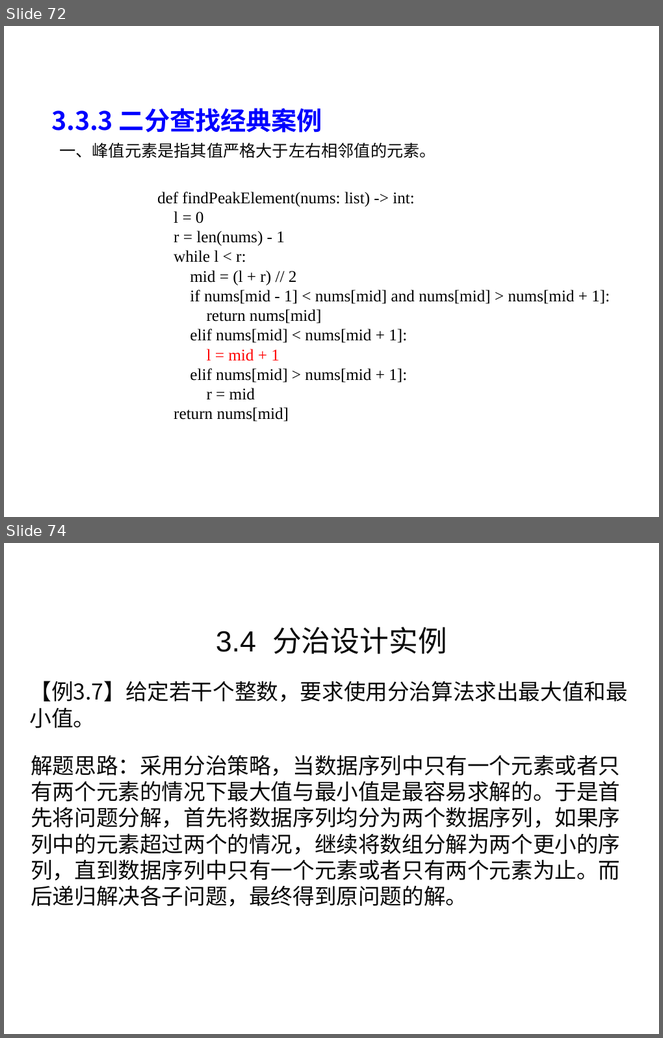
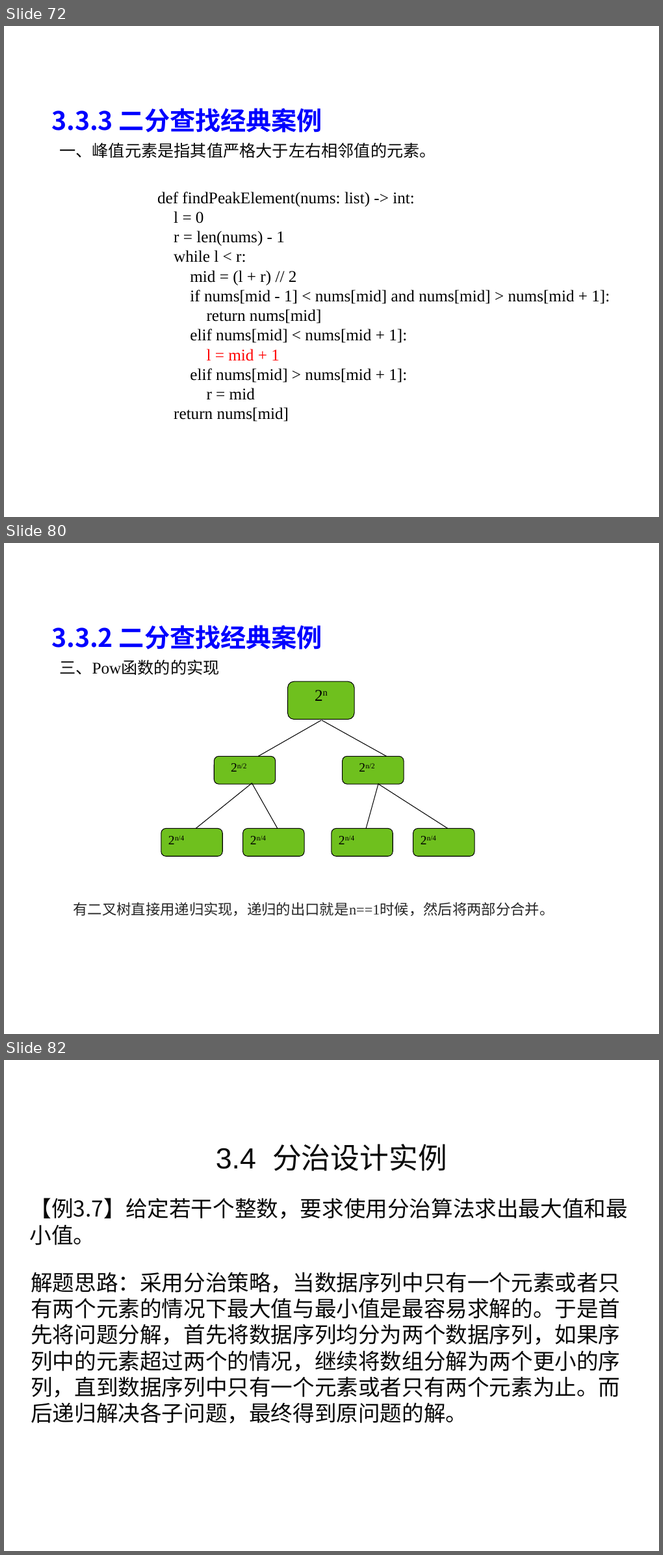
Before and after one commit to liutongling/DP, a slide deck: file/第3章 分治法计.pptx. Shown one above the other, each under a label of ours: slides 72 and 74 before the commit, slides 72, 80 and 82 after it; the slides between them are not shown. The pictures are 663x1038 and 663x1555 pixels, drawn with LibreOffice and Linux fonts; fonts in the diff are those of the drawing; background and template pictures are left out. Boxes give left, top, right and bottom in pixels: in the first picture for what was removed or moved away, otherwise in the second. Text is boxed around its words. In the diff, an @@ line names an element or a change of style, - is before the commit and + after.

```diff
--- a/file/第3章 分治法计.pptx
+++ b/file/第3章 分治法计.pptx
@@ slide 80 added at [4, 543, 659, 1034], background #FFFFFF @@
@@ text added at [51, 625, 322, 650], 28 pt, text #0000FF, bold @@
+3.3.2 二分查找经典案例
@@ text added at [59, 659, 219, 675], 18 pt, text #080808 @@
+三、Pow函数的的实现
@@ text added at [280, 682, 362, 720], 18 pt, text #000000 @@
+2n
@@ rounded rectangle added at [287, 682, 354, 720], fill #6FC01E, outline #000000 0.75 pt @@
@@ line added from (321, 720) to (258, 757), #000000 0.75 pt @@
@@ line added from (322, 720) to (387, 757), #000000 0.75 pt @@
@@ rounded rectangle added at [215, 757, 276, 784], fill #6FC01E, outline #000000 0.75 pt @@
@@ rounded rectangle added at [343, 757, 404, 784], fill #6FC01E, outline #000000 0.75 pt @@
@@ text added at [231, 763, 237, 772], 14 pt, text #000000 @@
+2n/2
@@ text added at [359, 763, 365, 772], 14 pt, text #000000 @@
+2n/2
@@ line added from (252, 783) to (196, 828), #000000 0.75 pt @@
@@ line added from (252, 783) to (278, 828), #000000 0.75 pt @@
@@ line added from (379, 783) to (366, 828), #000000 0.75 pt @@
@@ line added from (379, 784) to (448, 828), #000000 0.75 pt @@
@@ rounded rectangle added at [161, 828, 223, 856], fill #6FC01E, outline #000000 0.75 pt @@
@@ rounded rectangle added at [243, 828, 305, 856], fill #6FC01E, outline #000000 0.75 pt @@
@@ rounded rectangle added at [332, 828, 393, 856], fill #6FC01E, outline #000000 0.75 pt @@
@@ rounded rectangle added at [414, 828, 475, 856], fill #6FC01E, outline #000000 0.75 pt @@
@@ text added at [175, 835, 185, 841], 14 pt, text #000000 @@
+2n/4
@@ text added at [257, 835, 267, 841], 14 pt, text #000000 @@
+2n/4
@@ text added at [345, 835, 355, 841], 14 pt, text #000000 @@
+2n/4
@@ text added at [427, 835, 437, 841], 14 pt, text #000000 @@
+2n/4
@@ text added at [74, 902, 555, 916], 16 pt, text #262626 @@
+有二叉树直接用递归实现，递归的出口就是n==1时候，然后将两部分合并。
@@ what was slide 74 is now slide 82 @@
```
Also in this commit, not shown: 2 slides changed, 7 other slides added, 2 other files.
